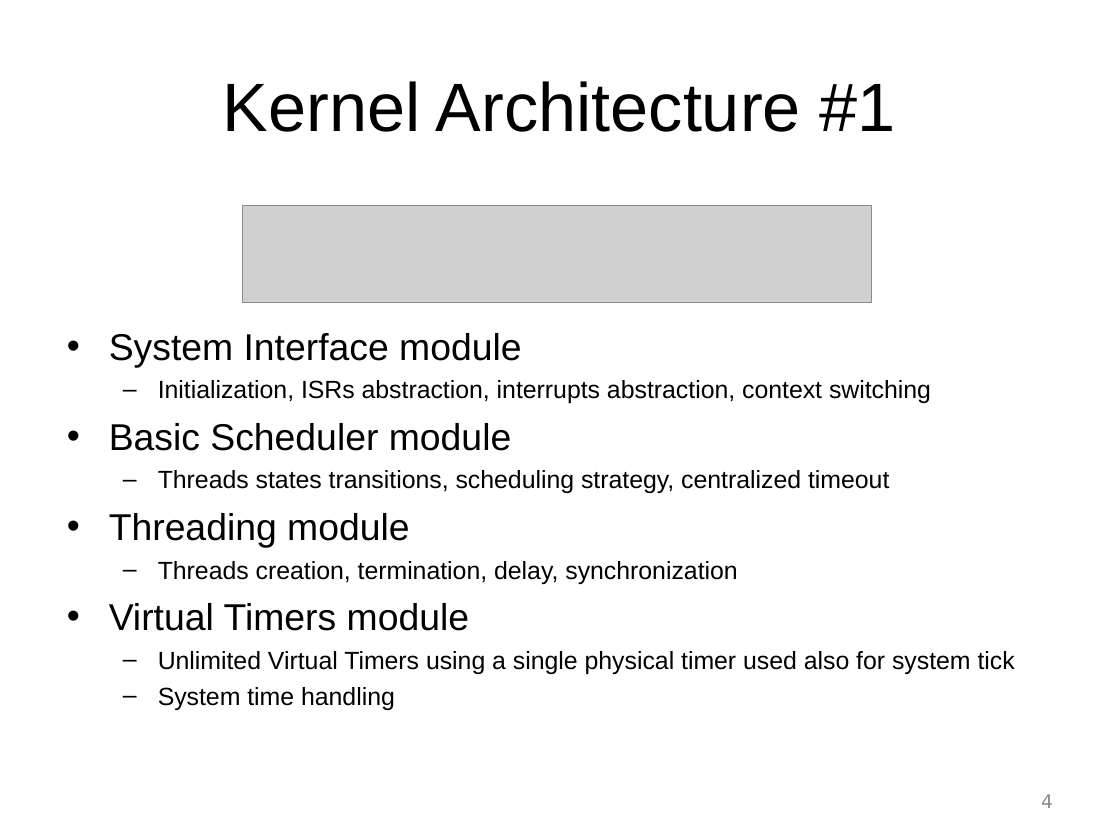
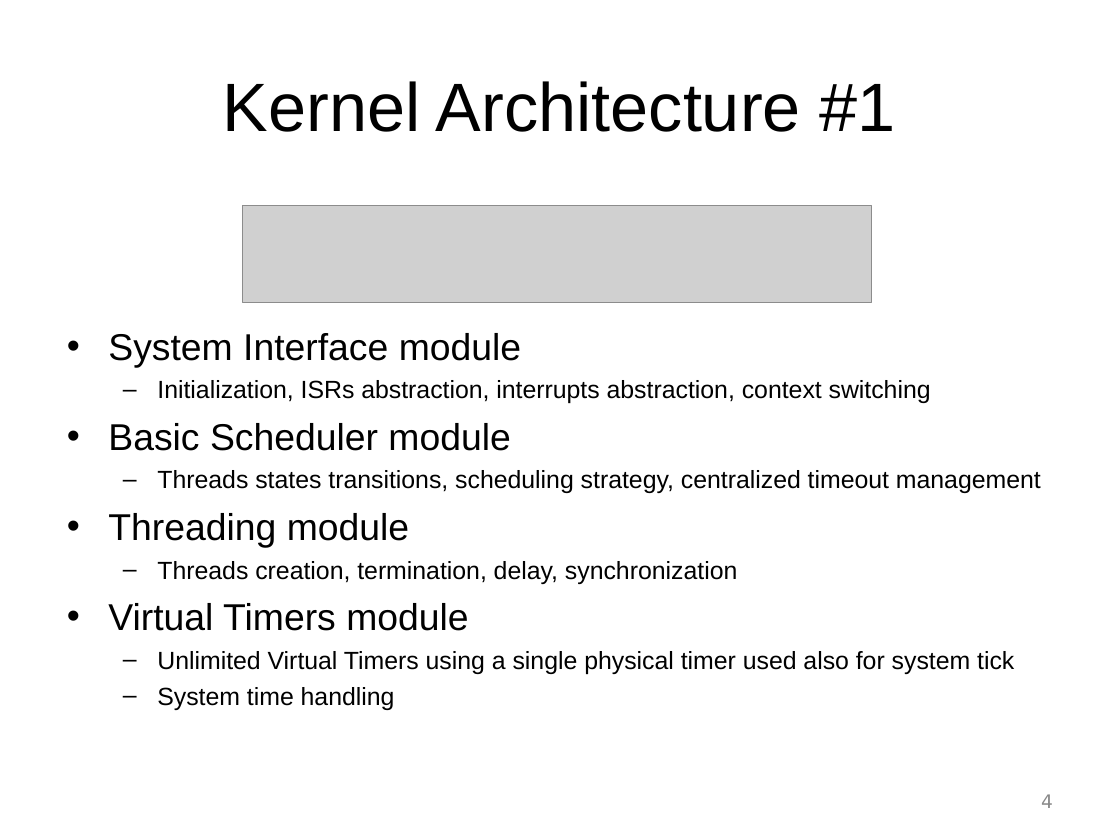
Before and after one commit to mabl/ChibiOS, a slide deck: slide 4 of slides_better_embedded_2012/ChibiOS-RT 2 Architecture.ppt. Drawn at 1120x840 pixels with LibreOffice and Linux fonts; fonts in the diff are those of the drawing; grey boxes stand for pictures; background and template pictures are left out. Boxes give left, top, right and bottom in pixels: in the first picture for what was removed or moved away, otherwise in the second. Text is boxed around its words. In the diff, an @@ line names an element or a change of style, - is before the commit and + after.

```diff
--- a/slides_better_embedded_2012/ChibiOS-RT 2 Architecture.ppt
+++ b/slides_better_embedded_2012/ChibiOS-RT 2 Architecture.ppt
@@ text at <box>157,470,1041,493</box>: text changed @@
-  – Threads states transitions, scheduling strategy, centralized timeout
+  – Threads states transitions, scheduling strategy, centralized timeout management
```
Also in this commit, not shown: 13 other slides changed, 3 other files.
